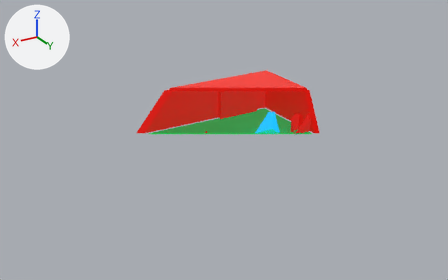
What one commit did to the glTF model yard/charleston-operations-yard-runtime.glb.
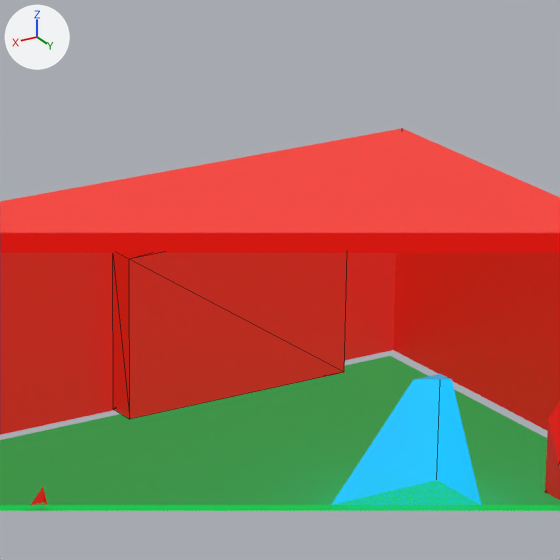
There are two pictures of each version: one from a 50 mm camera at (27.54, 36.81, 27.26) aimed at (-7.77, -22.06, -2.18), one close up on the part from 44% to 65% of the width and 17% to 51% of the height. The lights are fixed; the arrows at upper left show +X, +Y and +Z. The older version's two pictures come first. The close-ups show mesh edges as thin lines. Everything nearer to the camera than a plane just in front of the edit is cut away. Where no turn or scale is listed for an object, it has been applied to the vertices.

The older version as bpy lines, for what is in view:
```python
me_cube_221 = bpy.data.meshes.new('Cube.221')
me_cube_221.from_pydata(...)  # 8 vertices, 12 faces; spans x -14.8..14.8, y -7.8..7.8, z -0.1..0.1
me_cube_221.materials.append(mat_runtimewalkable)  # green #38ce76, glowing green #188842
me_cube_234 = bpy.data.meshes.new('Cube.234')
me_cube_234.from_pydata(...)  # a box spanning x -15.2..15.2, y -8.2..8.2, z -0.2..0.2
me_cube_234.materials.append(mat_runtimeblocker)  # red #dd352c, glowing red #89130b
me_cube_268 = bpy.data.meshes.new('Cube.268')
me_cube_268.from_pydata(...)  # a box spanning x -1.4..1.4, y -1.0..1.0, z -1.1..1.1
me_cube_268.materials.append(mat_runtimetrigger)  # cyan #27b3da, glowing cyan #1e9ac9
ob_block_operationsroof = bpy.data.objects.new('BLOCK_OperationsRoof', me_cube_234)
ob_block_operationsroof.location = (0.0, -16.0, 4.6)
ob_trigger_clockin = bpy.data.objects.new('TRIGGER_ClockIn', me_cube_268)
ob_trigger_clockin.location = (-10.2, -16.55, 1.1)
ob_walk_operationsfloor = bpy.data.objects.new('WALK_OperationsFloor', me_cube_221)
ob_walk_operationsfloor.location = (0.0, -16.0, -0.05)
# also in view: 'BLOCK_LockerBank' at (-10.7, -23.65, 1.74); 'BLOCK_Vending' at (-13.6, -15.55, 1.0); 'BLOCK_OperationsWallWest' at (-15.25, -16.0, 2.25); 'BLOCK_OperationsWallSouth' at (0.0, -24.25, 2.25)
```
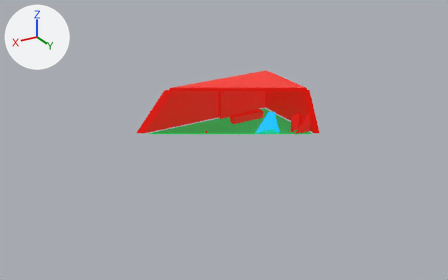
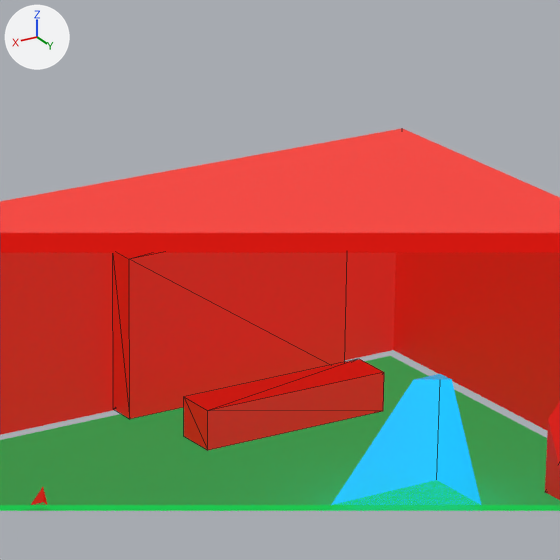
Location of each change, [x1, y1, x2, y2] in pixels of the close-ups (560 x 560 px):
'BLOCK_LockerBench', added (red): after [184, 359, 384, 450]

The change, as a list of edits to the scene's bpy script:
```text
Add me_cube_284:
    me_cube_284.from_pydata(...)  # a box spanning x -2.1..2.1, y -0.45..0.45, z -0.42..0.42
    me_cube_284.materials.append(mat_runtimeblocker)  # red #dd352c, glowing red #89130b
Add ob_block_lockerbench:
    ob_block_lockerbench = bpy.data.objects.new('BLOCK_LockerBench', me_cube_284)
    ob_block_lockerbench.location = (-10.7, -21.6, 0.42)
```
